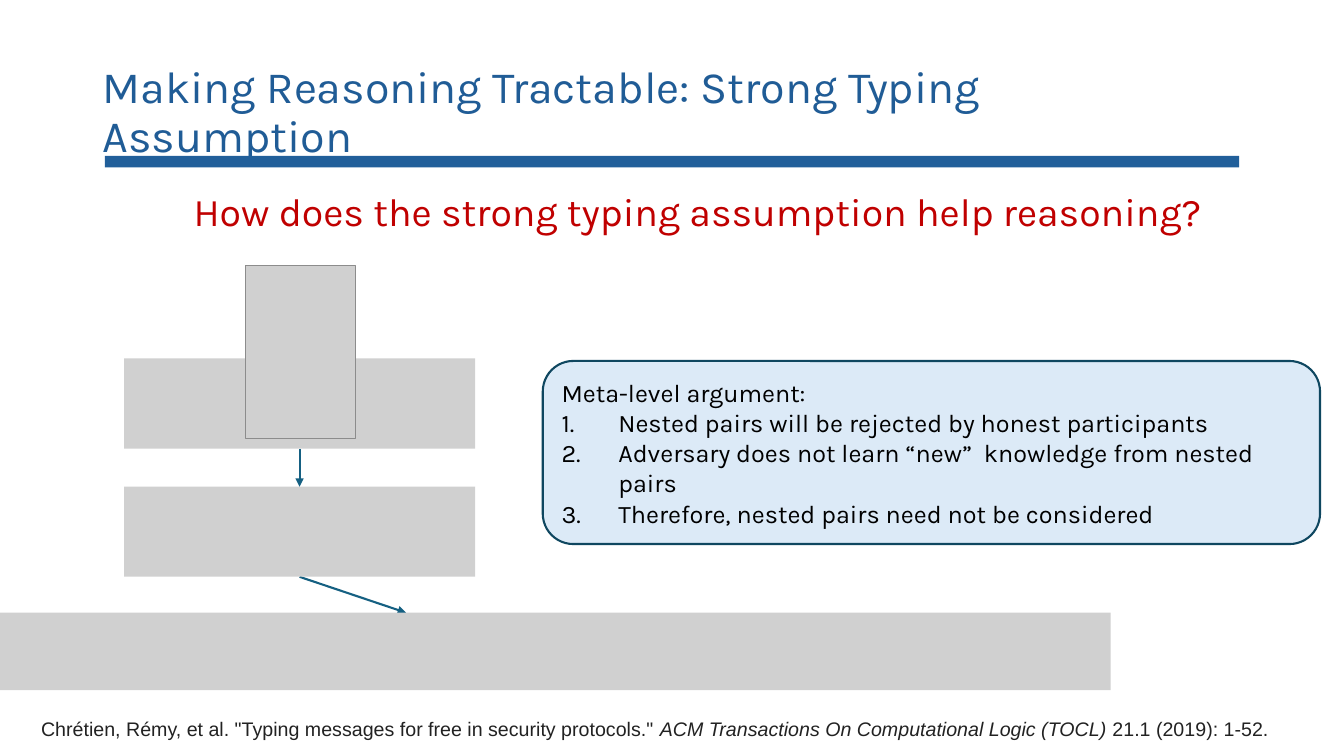
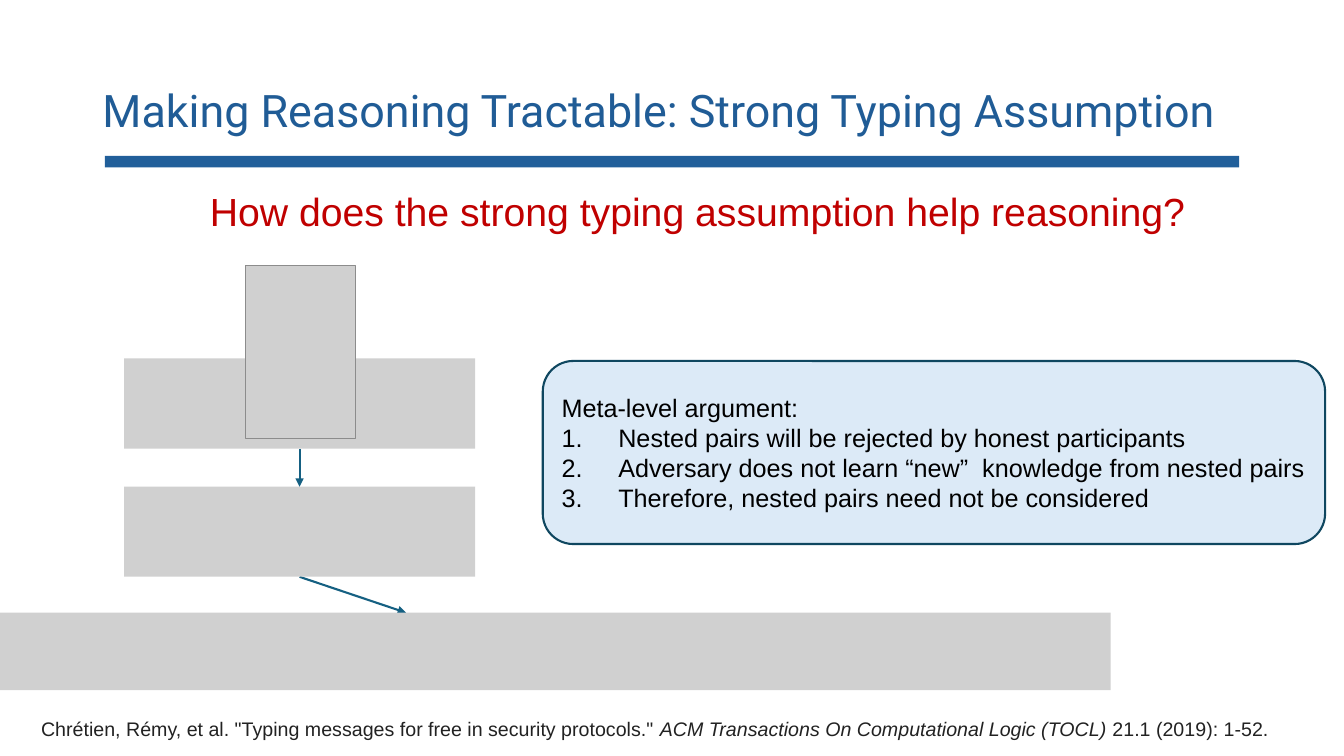
Before and after one commit to lorchrob/comp_slides, a slide deck: slide 95 of comp.pptx. Drawn at 1344x756 pixels with LibreOffice and Linux fonts; fonts in the diff are those of the drawing; grey boxes stand for pictures. Boxes give left, top, right and bottom in pixels: in the first picture for what was removed or moved away, otherwise in the second. Text is boxed around its words. In the diff, an @@ line names an element or a change of style, - is before the commit and + after.

```diff
--- a/comp.pptx
+++ b/comp.pptx
@@ title "Making Reasoning Tractable: Strong Typing ..." at box(102, 93, 1214, 137): font Karla to Roboto @@
@@ text "How does the strong typing ..." at box(210, 197, 1185, 234): font Karla to Arial @@
@@ rounded rectangle "Meta-level argument:" at box(543, 361, 1326, 544): font Karla to Arial @@
@@ rounded rectangle "Meta-level argument:": place and size @@
-rounded rectangle "Meta-level argument:" at box(543, 361, 1321, 544)
+rounded rectangle "Meta-level argument:" at box(543, 361, 1326, 544)
```
Also in this commit, not shown: 94 other slides changed.
